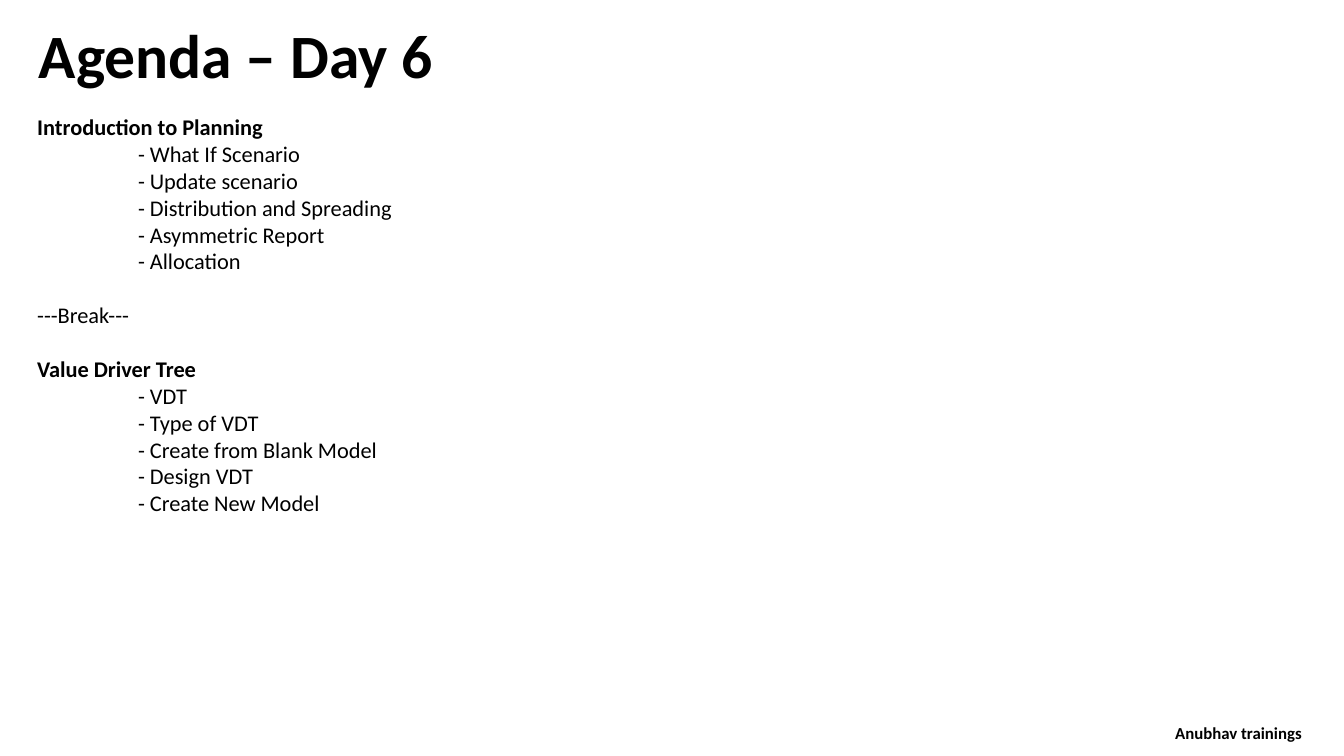
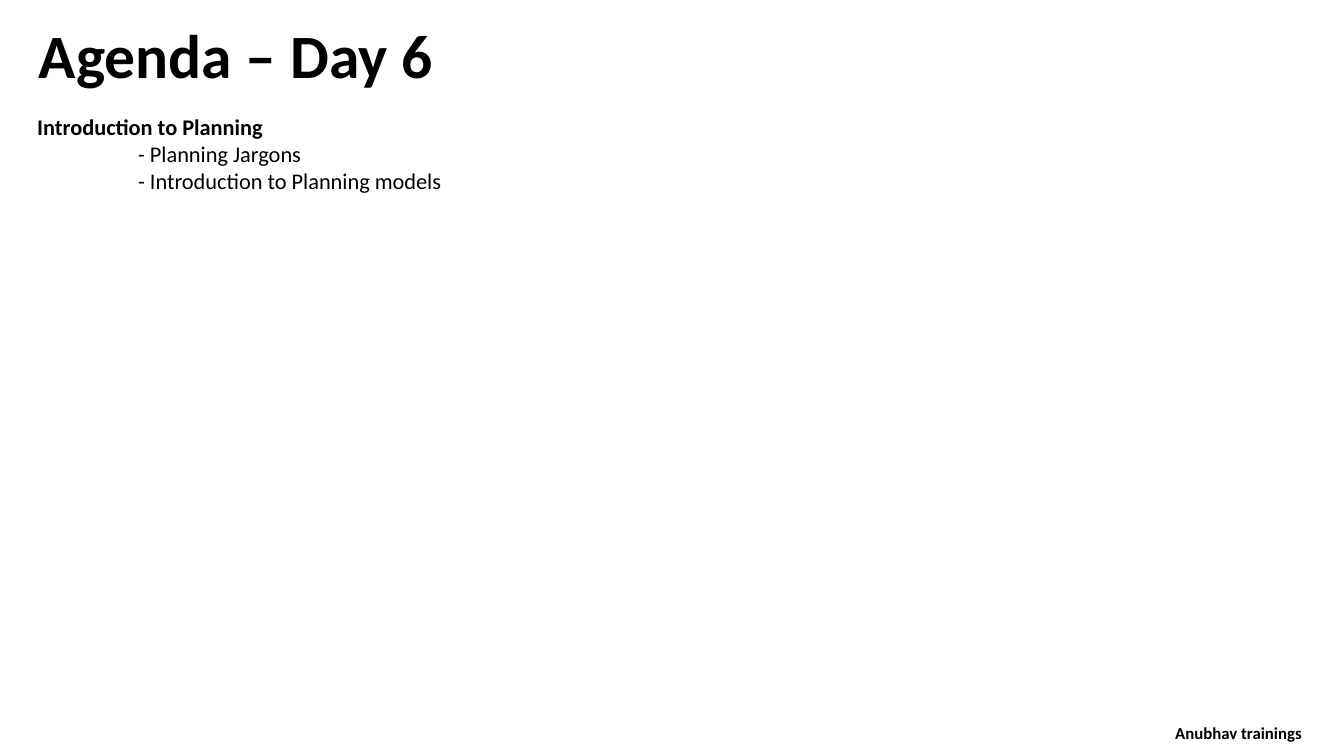
Before and after one commit to soyuztechnologies/SAC_merckgroup, a slide deck: slide 2 of day 6/SAC_Training Day 6.pptx. Drawn at 1344x756 pixels with LibreOffice and Linux fonts; fonts in the diff are those of the drawing. Boxes give left, top, right and bottom in pixels: in the first picture for what was removed or moved away, otherwise in the second. Text is boxed around its words. In the diff, an @@ line names an element or a change of style, - is before the commit and + after.

Commit message:
Auto-updater Bot Study material SAC_merckgroup

```diff
--- a/day 6/SAC_Training Day 6.pptx
+++ b/day 6/SAC_Training Day 6.pptx
@@ text at (150, 146, 441, 193): text changed @@
-- What If Scenario
-- Update scenario
-- Distribution and Spreading
-- Asymmetric Report
-- Allocation
----Break---
-Value Driver Tree
-- VDT
-- Type of VDT
-- Create from Blank Model
-- Design VDT
-- Create New Model
+- Planning Jargons
+- Introduction to Planning models
```
Also in this commit, not shown: 8 slides added, 5 other files.
